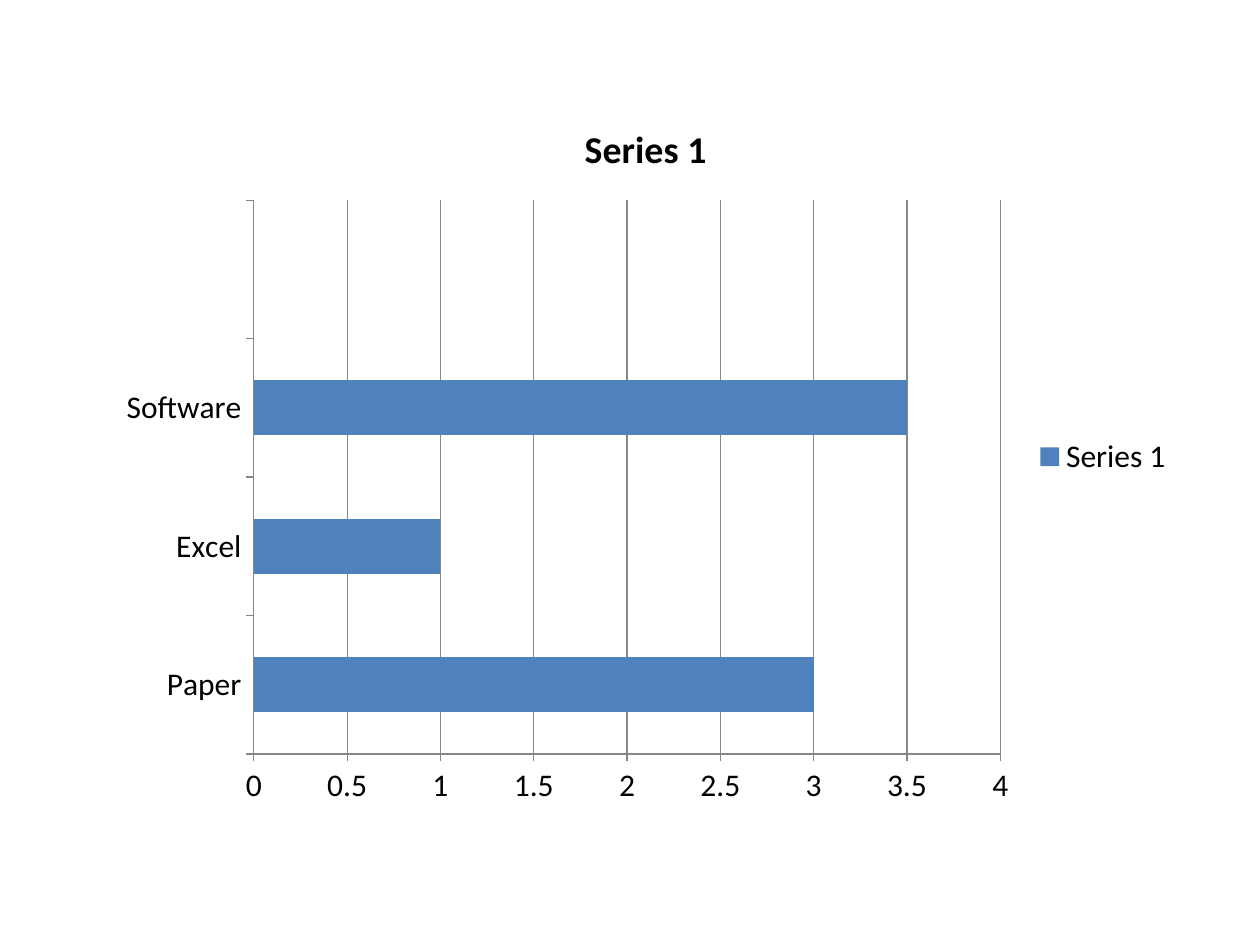
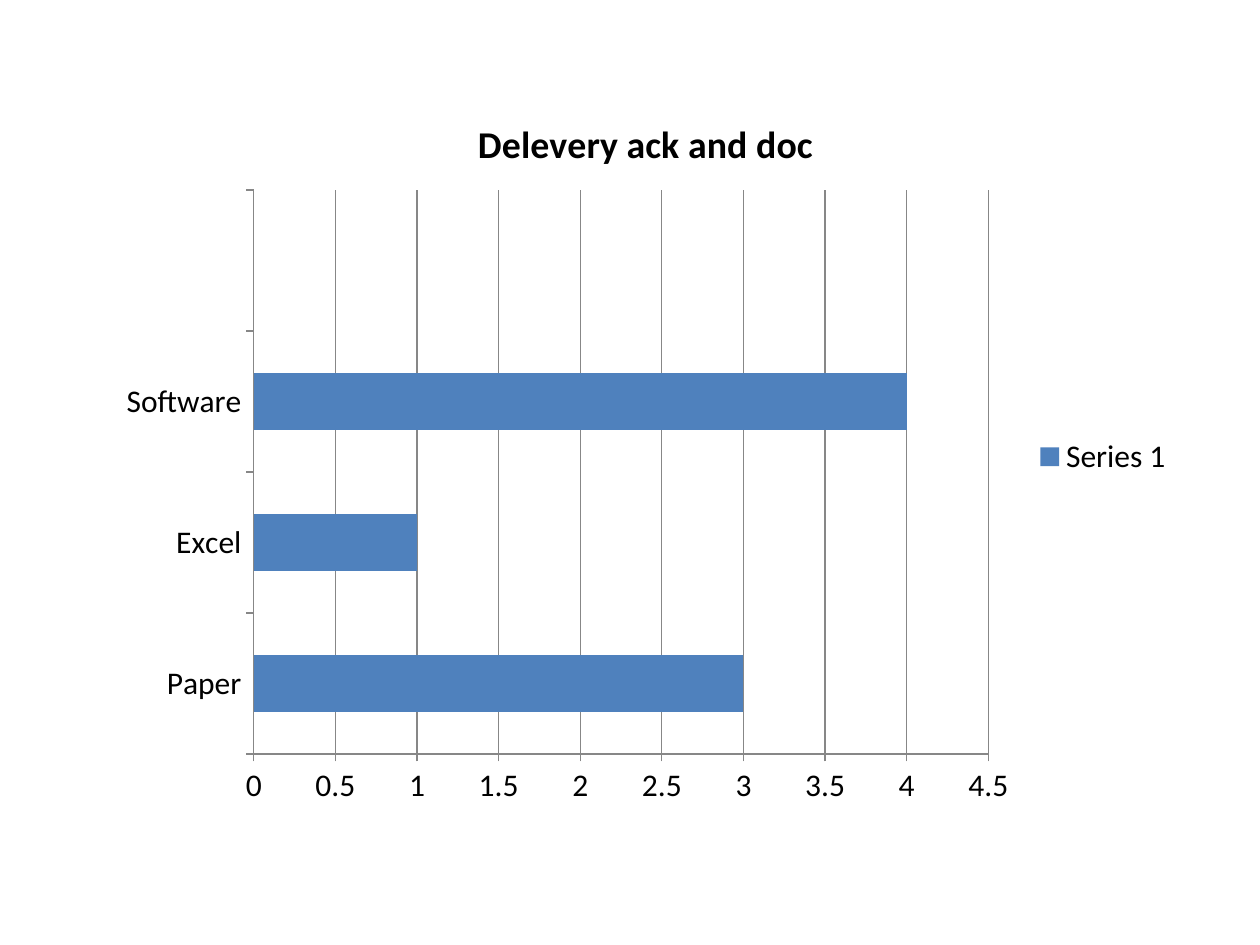
Before and after one commit to yanivc89/ERPSystem, a slide deck: slide 4 of Analysis/Interview Analysis Report.pptx. Drawn at 1260x945 pixels with LibreOffice and Linux fonts; fonts in the diff are those of the drawing. Boxes give left, top, right and bottom in pixels: in the first picture for what was removed or moved away, otherwise in the second. Text is boxed around its words. In the diff, an @@ line names an element or a change of style, - is before the commit and + after.

```diff
--- a/Analysis/Interview Analysis Report.pptx
+++ b/Analysis/Interview Analysis Report.pptx
@@ bar chart at (x1=105, y1=94, x2=1186, y2=819) @@
@@ title "Series 1" to "Delevery ack and doc" @@
-Series 1: 3, 1, 3.5, -
+Series 1: 3, 1, 4, -
@@ category axis changed @@
@@ value axis changed @@
@@ bar spacing changed @@
```
Also in this commit, not shown: 3 other slides changed, 8 other files.
